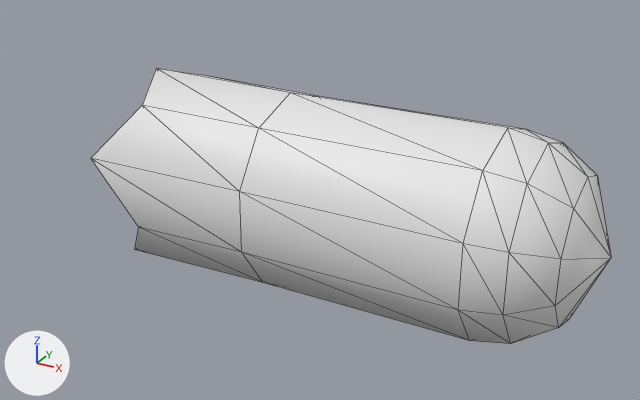
The glTF model assets/gear/shirt_sleeve_l.glb: old version first, new version second.
One viewpoint serves both versions: a 50 mm lens placed at (0.153, -0.526, 0.258), pointed at (-0.135, -0.001, -0.004). The lights are fixed; the arrows at lower left show +X, +Y and +Z. The picture after the commit comes second. Mesh edges are drawn as thin lines.

Names of what the first picture shows: 'shirt_sleeve_l'.
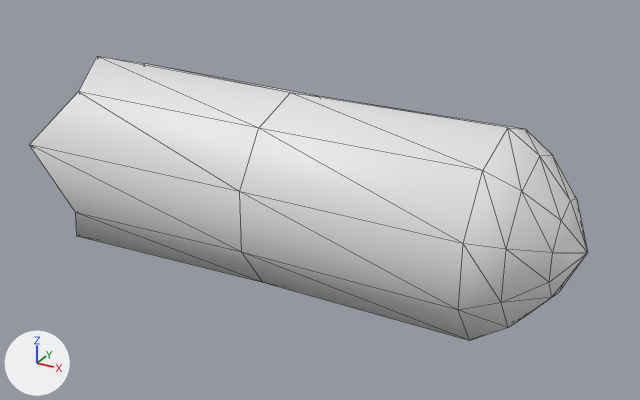
Boxes (x1, y1, x2, y2) around the edits, measured in the pictures (640 x 400 px; the box of a moved part takes in the faces that stretch with it):
'shirt_sleeve_l', reshaped (7% wider)
    before: (91, 68, 611, 344)
    after: (29, 56, 588, 341)
part 1 of me_shirt_sleeve_l, moved or reshaped
    before: (458, 128, 611, 344)
    after: (458, 128, 588, 341)
part 2 of me_shirt_sleeve_l, moved or reshaped
    before: (91, 68, 314, 283)
    after: (29, 56, 314, 283)

Diff of the bpy script that builds the scene:
```diff
--- a/assets/gear/shirt_sleeve_l.glb.py
+++ b/assets/gear/shirt_sleeve_l.glb.py
@@ me_shirt_sleeve_l @@
 # used by ob_shirt_sleeve_l; location = (0.0, 0.0, 0.0)
-me_shirt_sleeve_l.from_pydata(...)  # 61 vertices, 110 faces; spans x -0.29..0.074, y -0.07..0.07, z -0.076..0.076
+me_shirt_sleeve_l.from_pydata(...)  # 61 vertices, 110 faces; spans x -0.35..0.059, y -0.072..0.072, z -0.078..0.078
+# me_shirt_sleeve_l part 1: 21 of 61 vertices moved; they spanned x 0.027..0.074, y -0.065..0.065, z -0.069..0.069 and now span x 0.022..0.059, y -0.056..0.056, z -0.059..0.059; mean shift (-0.007, 0.0, 0.0); largest move (0.053, 0.049, 0.016) -> (0.044, 0.032, 0.01)
+# me_shirt_sleeve_l part 2: all 20 vertices in x -0.29..-0.238, y -0.07..0.07, z -0.076..0.076 are scaled about their middle by (1, 1.02, 1.02), then moved by (-0.06, 0.0, 0.0)
```
